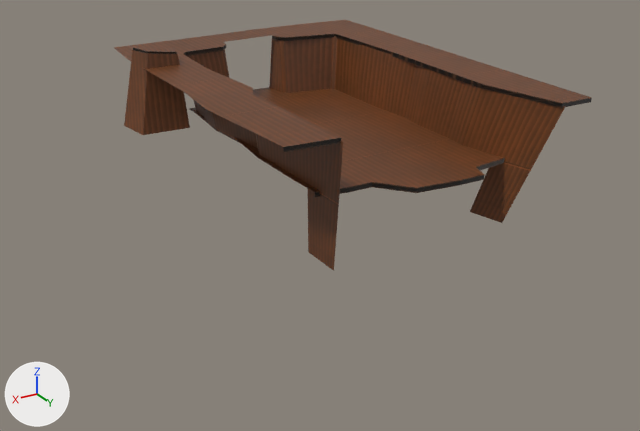
What one commit did to the FBX model Assets/Art/Level_Cave.fbx.
Rendered twice from a 50 mm lens placed at (22.5, 34.9, 13.8), pointed at (1.7, 0.2, -3.6). Every picture has the same lights, and +X, +Y and +Z are marked at lower left. Where no turn or scale is listed for an object, it has been applied to the vertices.

Objects in the first picture: 'Floor', 'Floor.001', 'Wall_1', 'Walls'.
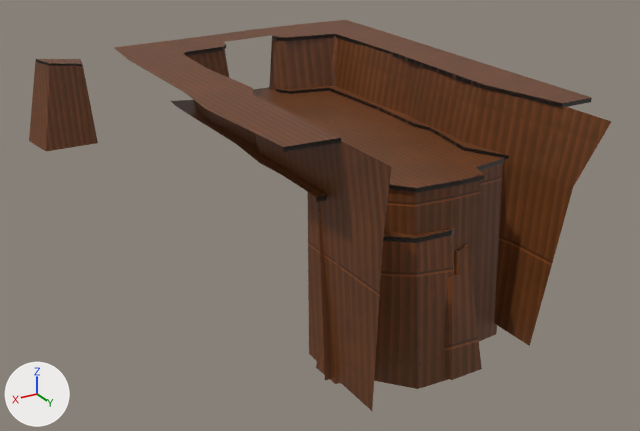
Location of each change, (x1, y1, x2, y2) in pixels of the pictures (640 x 431 px; the box of a moved part takes in the faces that stretch with it):
'Walls', reshaped (12% wider, 59% taller)
    before: (187, 36, 566, 271)
    after: (187, 36, 611, 411)
'Cliff_1', added (brown)
    after: (316, 228, 455, 389)
    faces in mat_cardboard (picture img_cardboard_dif_png): (316, 228, 455, 389)
    faces in mat_cardboard_side (picture img_cardboardsides_dif_png): (383, 229, 454, 243)
'Wall_1', moved
    before: (124, 47, 190, 135)
    after: (29, 59, 98, 151)
'Cube', added (brown)
    after: (318, 163, 503, 380)
'CLiff_2', added (brown)
    after: (444, 243, 482, 380)
'Floor.002', added (brown)
    after: (171, 86, 510, 202)
    faces in mat_cardboard (picture img_cardboard_dif_png): (171, 86, 510, 197)
    faces in mat_cardboard_side (picture img_cardboardsides_dif_png): (276, 88, 509, 202)
part 1 of me_plane_001, moved or reshaped
    before: (307, 141, 343, 271)
    after: (307, 141, 392, 411)
part 2 of me_plane_001, built on
    before: (470, 162, 531, 223)
    after: (494, 107, 611, 346)
part 3 of me_plane_001, surface changed
    both: (194, 41, 566, 180)

The change, as a diff of the scene's bpy script:
```diff
--- a/Assets/Art/Level_Cave.fbx.py
+++ b/Assets/Art/Level_Cave.fbx.py
@@ me_plane_001 @@
 # used by ob_walls; location = (0.47, -2.27, 1.49)
 # verts and faces of me_plane_001; kept vertices keep their numbers, new ones are numbered from 48
 # before: 2 (4.6, 9.8, 1.5) at pixel (343, 141), 3 (4.2, 8.8, -1.7) at pixel (338, 206), 6 (3.7, 7.7, -5.2) at pixel (333, 270), 7 (3.7, 5.5, -5.2) at pixel (308, 252)
 # before: 18 (-6.3, 10.7, 1.5) at pixel (565, 106), 19 (-5.7, 9.6, -1.7) at pixel (531, 169), 22 (-5.1, 8.6, -4.6) at pixel (502, 222), 23 (-4.7, 6.8, -4.6) at pixel (469, 211)
-me_plane_001.from_pydata(...)  # 48 vertices, 22 faces; spans x -6.3..4.7, y -8.9..10.7, z -5.2..1.5
+me_plane_001.from_pydata(...)  # 51 vertices, 24 faces; spans x -6.3..4.7, y -8.9..13.2, z -10.6..1.5
+# me_plane_001 part 1
+verts[2] = (4.6, 13.0, 1.5)  # moved, pixel (391, 166)
+verts[3] = (4.2, 12.0, -1.7)  # moved, pixel (383, 234)
+verts[6] = (3.7, 10.9, -10.6)  # moved, pixel (372, 411)
+verts[7] = (3.7, 5.5, -10.6)  # moved, pixel (308, 353)
+# me_plane_001 part 2
+verts[22] = (-5.1, 8.6, -10.0)  # moved, pixel (493, 322)
+verts[23] = (-4.7, 6.8, -10.0)  # moved
+verts[48] = (-6.3, 13.2, 1.5)  # pixel (611, 121)
+verts[49] = (-5.7, 12.2, -1.7)  # pixel (573, 187)
+verts[50] = (-5.1, 11.2, -10.0)  # pixel (529, 346)
+faces += [(19, 22, 50, 49), (18, 19, 49, 48)]
+# me_plane_001 part 3: 22 kept faces spanning x -6.3..4.7, y -8.9..13.0, z -10.6..1.5 get new texture (UV) coordinates
 me_plane_001.materials.append(mat_cardboard)
@@ me_cube_001 @@
+me_cube_001.from_pydata(...)  # 26 vertices, 13 faces; spans x -4.51..1.66, y -1.61..2.45, z -3.14..4.02
+# faces by material slot: [8, 5]
+me_cube_001.materials.append(mat_cardboard)  # picture img_cardboard_dif_png
+me_cube_001.materials.append(mat_cardboard_side)  # picture img_cardboardsides_dif_png
@@ me_plane_006 @@
+me_plane_006.from_pydata(...)  # 63 vertices, 38 faces; spans x -6.3..5.4, y -10.6..6.6, z -0.2..0.1
+# faces by material slot: [17, 21]
+me_plane_006.materials.append(mat_cardboard)  # picture img_cardboard_dif_png
+me_plane_006.materials.append(mat_cardboard_side)  # picture img_cardboardsides_dif_png
@@ me_cube_003 @@
+me_cube_003.from_pydata(...)  # 15 vertices, 9 faces; spans x -1.39..1.39, y -0.47..1.07, z -3.05..3.05
+me_cube_003.materials.append(mat_cardboard)  # picture img_cardboard_dif_png
@@ me_cube_002 @@
+me_cube_002.from_pydata(...)  # 16 vertices, 7 faces; spans x -4.99..4.51, y -0.48..2.13, z -7.92..1.0
+me_cube_002.materials.append(mat_cardboard)  # picture img_cardboard_dif_png
@@ ob_wall_1 @@
 ob_wall_1 = bpy.data.objects.new('Wall_1', me_cube)
-ob_wall_1.location = (7.27, -8.04, 0.0)
+ob_wall_1.location = (12.16, -8.04, 0.0)
@@ ob_cliff_1 @@
+ob_cliff_1 = bpy.data.objects.new('Cliff_1', me_cube_001)
+ob_cliff_1.location = (2.6, 5.7, -6.25)
@@ ob_floor_002 @@
+ob_floor_002 = bpy.data.objects.new('Floor.002', me_plane_006)
+ob_floor_002.location = (0.0, 0.0, 0.11)
@@ ob_cliff_2 @@
+ob_cliff_2 = bpy.data.objects.new('CLiff_2', me_cube_003)
+ob_cliff_2.location = (-1.2, 7.32, -6.2)
@@ ob_cube @@
+ob_cube = bpy.data.objects.new('Cube', me_cube_002)
+ob_cube.location = (0.12, 5.42, -1.25)
```
